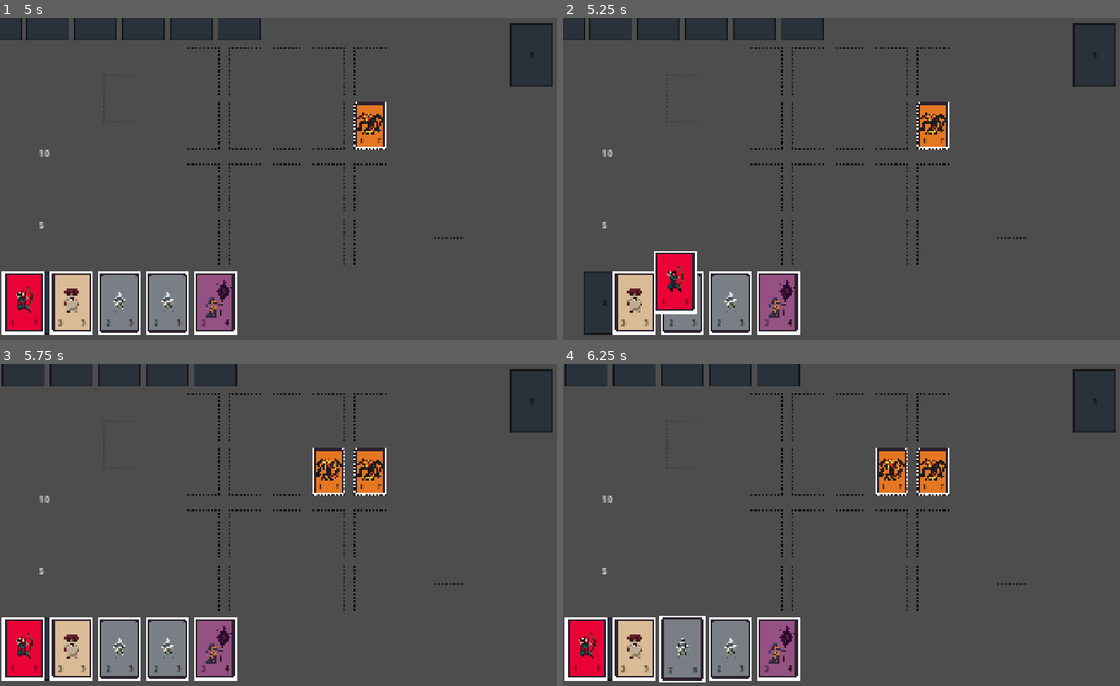
Above: before the commit, frames 1-4 (two rows, left to right).
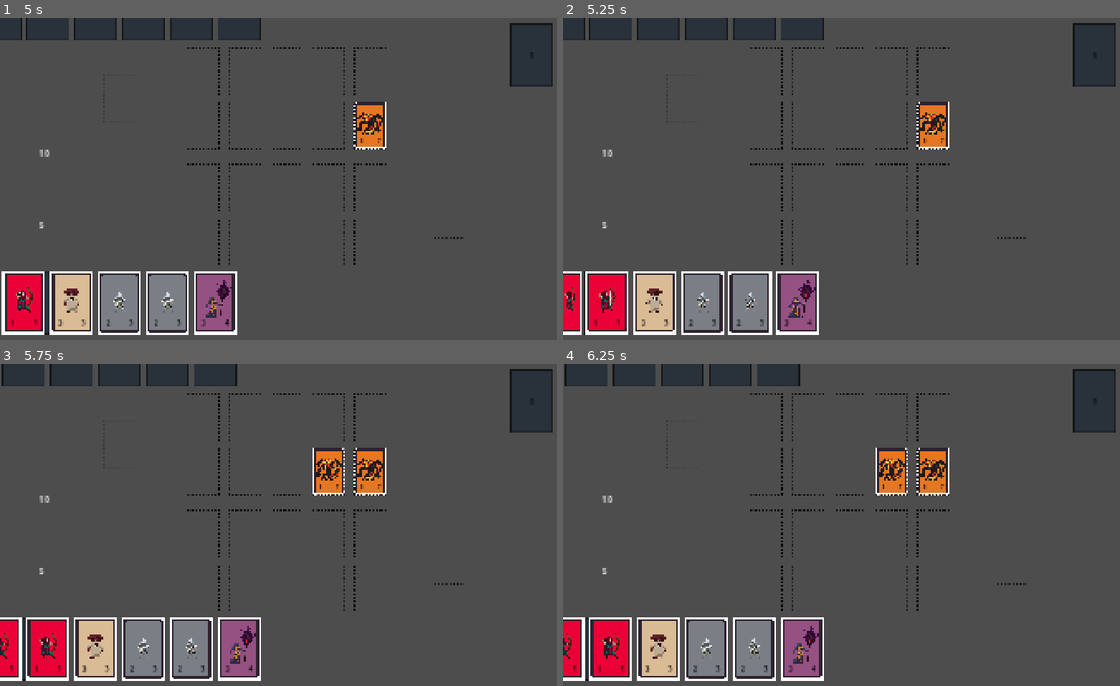
Above: after the commit, the same moments.

Repository: TNHydra01/Card-It-Up
Game: Godot game, scene res://Scenes/main.tscn
Two runs of this game, one before a commit and one after it. Both use one fixed random seed, a clock stepped at 60 frames per second and the inputs below.
Inputs (mouse positions are in pixels of both pictures, inside the frame that each line leads up to):
- Up to frame 1 (5 s): click "End Turn" at 0.5 s; tap Enter at 1.25 s; drag from (217, 301) to (22, 301) at 1.27 s; drag from (167, 301) to (22, 301) at 2.02 s; move the mouse to (116, 301) at 2.77 s; click (116, 301) at 2.92 s; tap Space at 3.5 s; drag from (72, 301) to (245, 240) at 3.52 s; click "End Turn" at 4.25 s
- Up to frame 2 (5.25 s): tap Enter at 5 s; drag from (585, 301) to (847, 240) at 5.02 s
- Up to frame 3 (5.75 s): no input
- Up to frame 4 (6.25 s): drag from (679, 476) to (679, 647) at 5.77 s

Frame 1 is identical in both runs. In frame 2, 7.2% of the frame differs, in the area x 0-46%, y 72-99%; in frame 3, 6.2%; in frame 4, 6.4%.

Commit message:
initial commit
added player attacking((part 2 of the attacking logic)

Diff:
--- a/Scenes/opponent_card.tscn
+++ b/Scenes/opponent_card.tscn
@@ -161,6 +161,9 @@
 &"card_flip": SubResource("Animation_e6po8")
 }
 
+[sub_resource type="RectangleShape2D" id="RectangleShape2D_cwbch"]
+size = Vector2(180, 265.00006)
+
 [node name="Card" type="Node2D" unique_id=1248595082]
 position = Vector2(1780, 125)
 scale = Vector2(0.8, 0.8)
@@ -194,3 +197,11 @@
 
 [node name="AnimationPlayer" type="AnimationPlayer" parent="." unique_id=254635867]
 libraries/ = SubResource("AnimationLibrary_bnspj")
+
+[node name="Area2D" type="Area2D" parent="." unique_id=1602578514]
+collision_layer = 8
+collision_mask = 8
+
+[node name="CollisionShape2D" type="CollisionShape2D" parent="Area2D" unique_id=2007835660]
+scale = Vector2(0.9999997, 0.9999997)
+shape = SubResource("RectangleShape2D_cwbch")
--- a/Scripts/battle_manager.gd
+++ b/Scripts/battle_manager.gd
@@ -13,8 +13,11 @@
 var empty_monster_card_slots = []
 var opponent_cards_on_battlefield = []
 var player_cards_on_battlefield = []
+var player_cards_that_attacked_this_turn = []
 var player_health
 var opponent_health
+var is_opponents_turn = false
+var player_is_attacking = false
 
 
 # Called when the node enters the scene tree for the first time.
@@ -34,7 +37,11 @@
 	opponent_health = STARTING_HEALTH
 	$"../OpponentHealth".text = str(opponent_health)
 
+
 func _on_end_turn_button_pressed() -> void:
+	is_opponents_turn = true
+	$"../CardManager".unselect_selected_monster()
+	player_cards_that_attacked_this_turn = []
 	opponent_turn()
 
 
@@ -73,12 +80,17 @@
 
 
 func direct_attack(attacking_card, attacker):
+
+	# Find position to move attacking card
 	var new_pos_y
 	if attacker == "Opponent":
 		new_pos_y = 1080
 	else:
+		$"../EndTurnButton".disabled = false
+		$"../EndTurnButton".visible = true
+		player_is_attacking = true
 		new_pos_y = 0
-
+		player_cards_that_attacked_this_turn.append(attacking_card)
 	var new_pos = Vector2(attacking_card.position.x, new_pos_y)
 
 	attacking_card.z_index = 5
@@ -102,12 +114,24 @@
 	attacking_card.z_index = 0
 	await wait(1.0)
 
-
-
+	if attacker == "Opponent":
+		new_pos_y = 1080
+	else:
+		player_is_attacking = false
+		$"../EndTurnButton".disabled = false
+		$"../EndTurnButton".visible = true
 
 
 func attack(attacking_card, defending_card, attacker):
+	if attacker == "Player":
+		player_is_attacking = true
+		$"../EndTurnButton".disabled = true
+		$"../EndTurnButton".visible = false
+		$"../CardManager".selected_monster = null
+		player_cards_that_attacked_this_turn.append(attacking_card)
+
 	attacking_card.z_index= 5
+
 	var new_pos = Vector2(defending_card.position.x, defending_card.position.y + BATTLE_POS_OFFSET)
 	var tween = get_tree().create_tween()
 	tween.tween_property(attacking_card, "position", new_pos, CARD_MOVE_SPEED)
@@ -139,17 +163,39 @@
 	if card_was_destroyed:
 		await wait(1.0)
 
+	if attacker == "Player":
+		player_is_attacking = false
+		$"../EndTurnButton".disabled = false
+		$"../EndTurnButton".visible = true
+
 
 func destroy_card(card, card_owner):
 	var new_pos
 	if card_owner == "Player":
+		card.defeated = true
+		card.get_node("Area2D/CollisionShape2D").disabled = true
 		new_pos = $"../PlayerDiscard".position
+		if card in player_cards_on_battlefield:
+			player_cards_on_battlefield.erase(card)
+		card.card_slot_card_is_in.get_node("Area2D/CollisionShape2D").disabled = false
 	else:
 		new_pos = $"../OpponentDiscard".position
-
+		if card in opponent_cards_on_battlefield:
+			opponent_cards_on_battlefield.erase(card)
+
+	card.card_slot_card_is_in.card_in_slot = false
+	card.card_slot_card_is_in = null
 	var tween = get_tree().create_tween()
 	tween.tween_property(card, "position", new_pos, CARD_MOVE_SPEED)
 
+
+func enemy_card_selected(defending_card):
+	var attacking_card = $"../CardManager".selected_monster
+	if attacking_card:
+		if defending_card in opponent_cards_on_battlefield:
+			if player_is_attacking == false:
+				$"../CardManager".selected_monster = null
+				attack(attacking_card, defending_card, "Player")
 
 
 func try_play_card_with_highest_attack():
@@ -195,5 +241,6 @@
 func end_opponent_turn():
 	$"../Deck".reset_draw()
 	$"../CardManager".reset_played_monster()
+	is_opponents_turn = false
 	$"../EndTurnButton".visible = true
 	$"../EndTurnButton".disabled = false
--- a/Scripts/card.gd
+++ b/Scripts/card.gd
@@ -12,6 +12,7 @@
 var card_type
 var attack
 var health
+var defeated = false
 
 
 # Called when the node enters the scene tree for the first time.
--- a/Scripts/card_manager.gd
+++ b/Scripts/card_manager.gd
@@ -16,6 +16,7 @@
 var is_hovering_on_card
 var player_hand_reference
 var played_monster_card_this_turn = false
+var selected_monster
 
 
 # Called when the node enters the scene tree for the first time.
@@ -31,6 +32,37 @@
 		var mouse_pos = get_global_mouse_position()
 		card_being_dragged.position = Vector2(clamp(mouse_pos.x, 0, screen_size.x),
 			clamp(mouse_pos.y, 0, screen_size.y))
+
+
+func card_clicked(card):
+	# Card if card on the battlefield or in hand
+	if card.card_slot_card_is_in:
+		if $"../BattleManager".is_opponents_turn == false:
+			if $"../BattleManager".player_is_attacking == false:
+				# Card is on the battlefield
+				if card not in $"../BattleManager".player_cards_that_attacked_this_turn:
+					if $"../BattleManager".opponent_cards_on_battlefield.size() == 0:
+						$"../BattleManager".direct_attack(card, "Player")
+						return
+					else:
+						select_card_for_battle(card)
+	else:
+		start_drag(card)
+
+
+func select_card_for_battle(card):
+	# Toggle selected card
+	if selected_monster:
+		if selected_monster == card:
+			card.position.y += 20
+			selected_monster = null
+		else:
+			selected_monster.position.y += 20
+			selected_monster = card
+			card.position.y -= 20
+	else:
+		selected_monster = card
+		card.position.y -= 20
 
 
 func start_drag(card):
@@ -52,13 +84,19 @@
 				card_being_dragged.card_slot_card_is_in = card_slot_found
 				player_hand_reference.remove_card_from_hand(card_being_dragged)
 				card_being_dragged.position = card_slot_found.position
-				card_being_dragged.get_node("Area2D/CollisionShape2D").disabled = true
 				card_slot_found.card_in_slot = true
+				card_slot_found.get_node("Area2D/CollisionShape2D").disabled = true
 				$"../BattleManager".player_cards_on_battlefield.append(card_being_dragged)
 				card_being_dragged = null
 				return
 	player_hand_reference.add_card_to_hand(card_being_dragged, DEFAULT_CARD_MOVE_SPEED)
 	card_being_dragged = null
+
+
+func unselect_selected_monster():
+	if selected_monster:
+		selected_monster.position.y += 20
+		selected_monster = null
 
 
 func connect_card_signals(card):
@@ -72,22 +110,25 @@
 
 
 func on_hovered_over_card(card):
+	if card.card_slot_card_is_in:
+		return
 	if !is_hovering_on_card:
 		is_hovering_on_card = true
 		highlight_card(card, true)
 
 
 func on_hovered_off_card(card):
-	# Check if card is NOT in a card slot AND NOT being dragged
-	if !card.card_slot_card_is_in && !card_being_dragged:
-		# if not dragging
-		highlight_card(card, false)
-		# Check if hovered off card straight on to another card
-		var new_card_hovered = raycast_check_for_card()
-		if new_card_hovered:
-			highlight_card(new_card_hovered, true)
-		else:
-			is_hovering_on_card = false
+	if !card.defeated:
+		# Check if card is NOT in a card slot AND NOT being dragged
+		if !card.card_slot_card_is_in && !card_being_dragged:
+			# if not dragging
+			highlight_card(card, false)
+			# Check if hovered off card straight on to another card
+			var new_card_hovered = raycast_check_for_card()
+			if new_card_hovered:
+				highlight_card(new_card_hovered, true)
+			else:
+				is_hovering_on_card = false
 
 
 # Gives the card hover effect
--- a/Scripts/input_manager.gd
+++ b/Scripts/input_manager.gd
@@ -9,6 +9,7 @@
 # -- Constants --
 const COLLISION_MASK_CARD = 1
 const COLLISION_MASK_DECK = 4
+const COLLISION_MASK_OPPONENT_CARD = 8
 
 
 # -- Variables --
@@ -42,7 +43,9 @@
 			# Card clicked
 			var card_found = result[0].collider.get_parent()
 			if card_found:
-				card_manager_reference.start_drag(card_found)
+				card_manager_reference.card_clicked(card_found)
 		elif result_collision_mask == COLLISION_MASK_DECK:
 			 # Deck clicked
 			deck_reference.draw_card()
+		elif result_collision_mask == COLLISION_MASK_OPPONENT_CARD:
+			$"../BattleManager".enemy_cards_selected(result[0].collider.get_parent())
